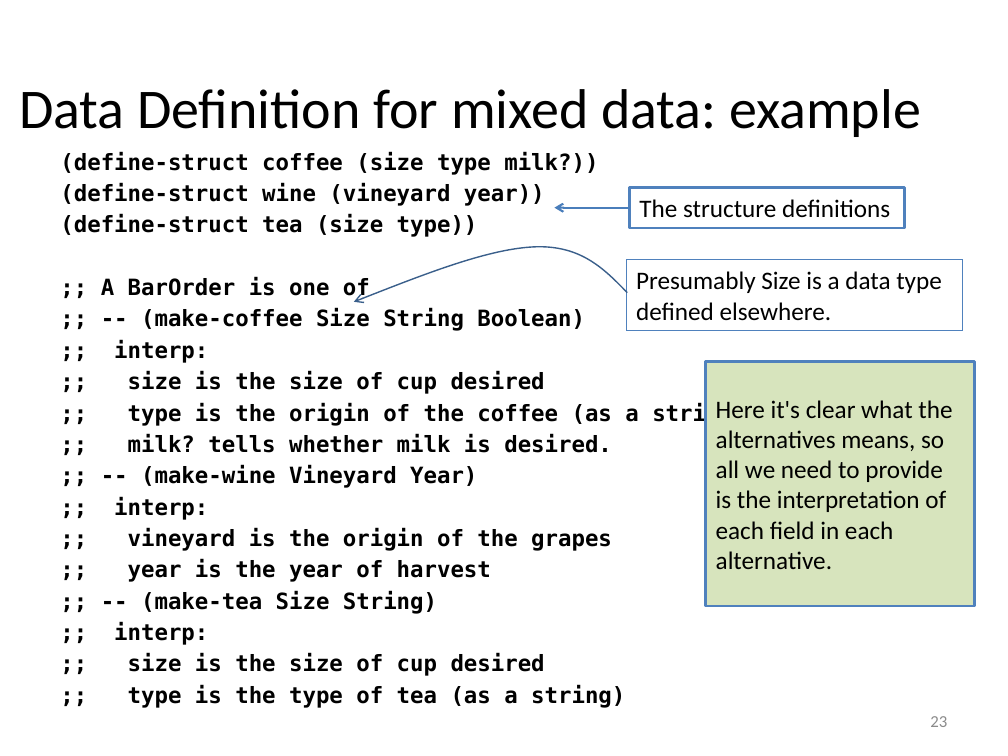
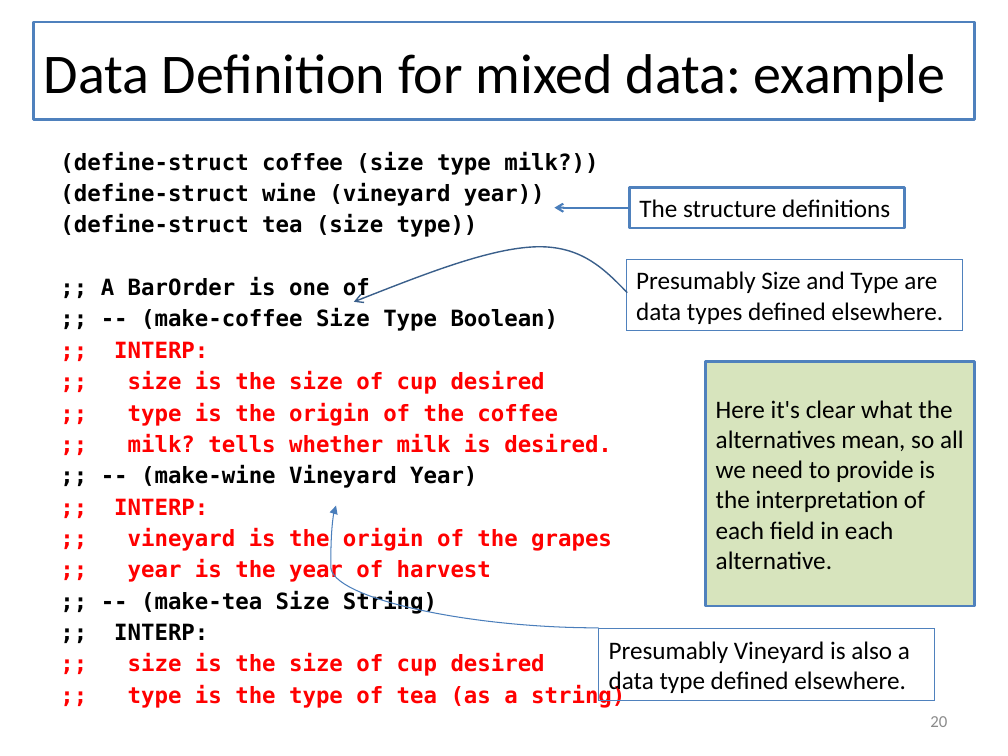
Before and after one commit to mwand/cs5010f16, a slide deck: slide 20 of Slides/Lesson 1.3 The Data Design Recipe.pptx (slide 23 before the commit). Drawn at 1008x756 pixels with LibreOffice and Linux fonts; fonts in the diff are those of the drawing. Boxes give left, top, right and bottom in pixels: in the first picture for what was removed or moved away, otherwise in the second. Text is boxed around its words. In the diff, an @@ line names an element or a change of style, - is before the commit and + after.

```diff
--- a/Slides/Lesson 1.3 The Data Design Recipe.pptx
+++ b/Slides/Lesson 1.3 The Data Design Recipe.pptx
@@ rectangle "Data Definition for mixed data: ...": place and size @@
-rectangle "Data Definition for mixed data: ..." at (19,89,921,137)
+rectangle "Data Definition for mixed data: ..." at (33,22,974,120)
@@ rectangle "Data Definition for mixed data: ..." at (33,22,974,120): fill none to #FFFFFF; outline none to #4F81BD 2 pt @@
@@ text in rectangle at (636,271,944,324): text changed @@
-Presumably Size is a data type defined elsewhere.
+Presumably Size and Type are data types defined elsewhere.
@@ text at (114,308,559,358): text changed @@
-;; -- (make-coffee Size String Boolean)
-;; interp:
+;; -- (make-coffee Size Type Boolean)
+;; INTERP:
@@ text at (128,371,625,708): text colour #000000 to #FF0000 in ";; size is the size of cup ...", ";; milk? tells whether milk is desired.", ";; vineyard is the origin of the ...", ";; year is the year of harvest" and 2 more places @@
@@ text at (128,402,558,426): text changed; text colour #000000 to #FF0000 @@
-;; type is the origin of the coffee (as a string)
+;; type is the origin of the coffee
@@ text in rectangle at (716,400,964,569): text changed @@
-Here it's clear what the alternatives means, so all we need to provide is the interpretation of each field in each alternative.
+Here it's clear what the alternatives mean, so all we need to provide is the interpretation of each field in each alternative.
@@ text at (114,498,208,515): text changed; text colour #000000 to #FF0000 @@
-;; interp:
+;; INTERP:
@@ curved arrow added from (599, 628) to (336, 506), #4B7EBC 0.75 pt @@
@@ text at (114,623,208,640): text changed @@
-;; interp:
+;; INTERP:
@@ rectangle added at (599,629,934,701), outline #4F81BD 0.75 pt, 18 pt, text #000000 @@
+Presumably Vineyard is also a data type defined elsewhere.
@@ page number at (930,716,947,727): text changed @@
-23
+20
```
Also in this commit, not shown: 8 other slides changed, 4 slides added, 1 slide removed, 14 other files.
